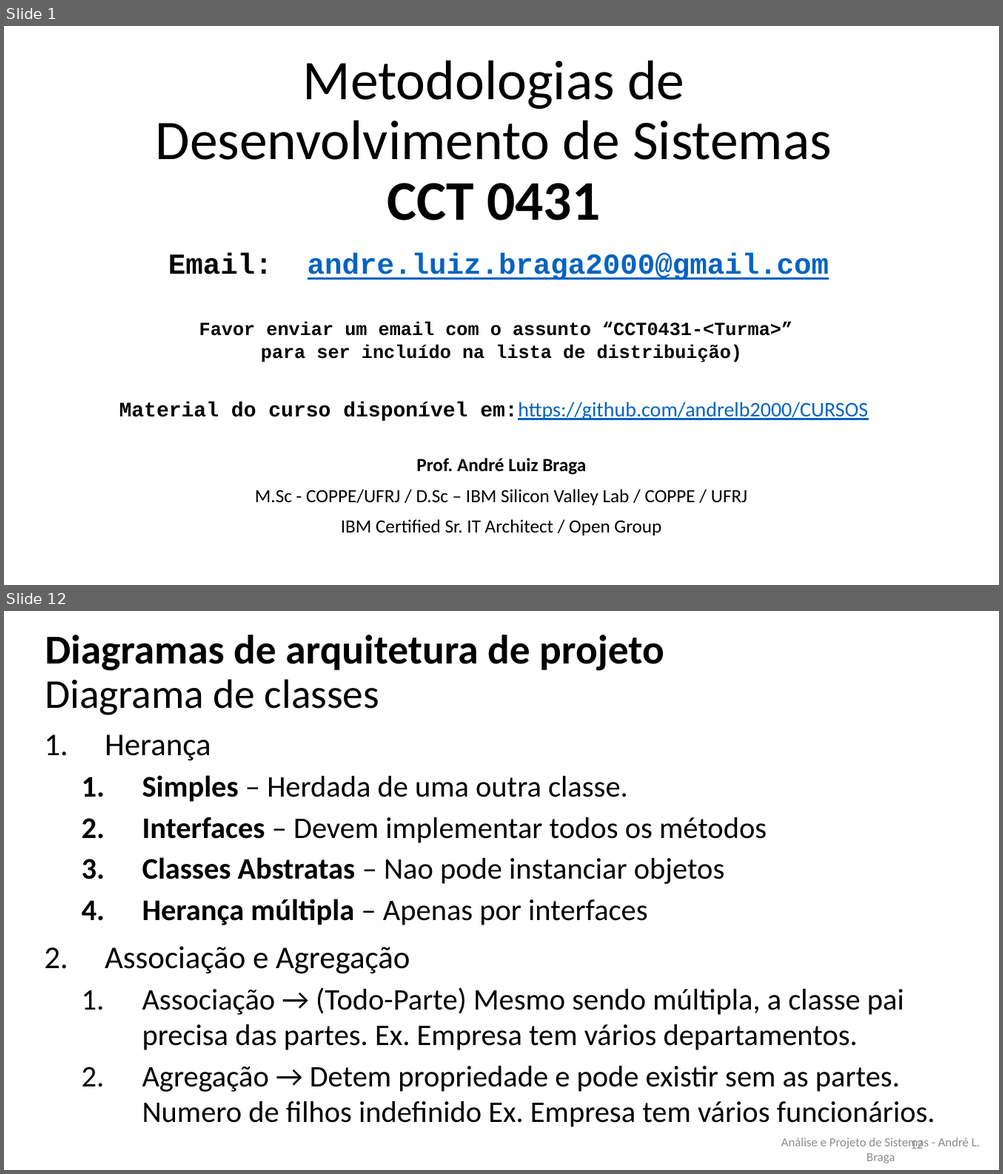
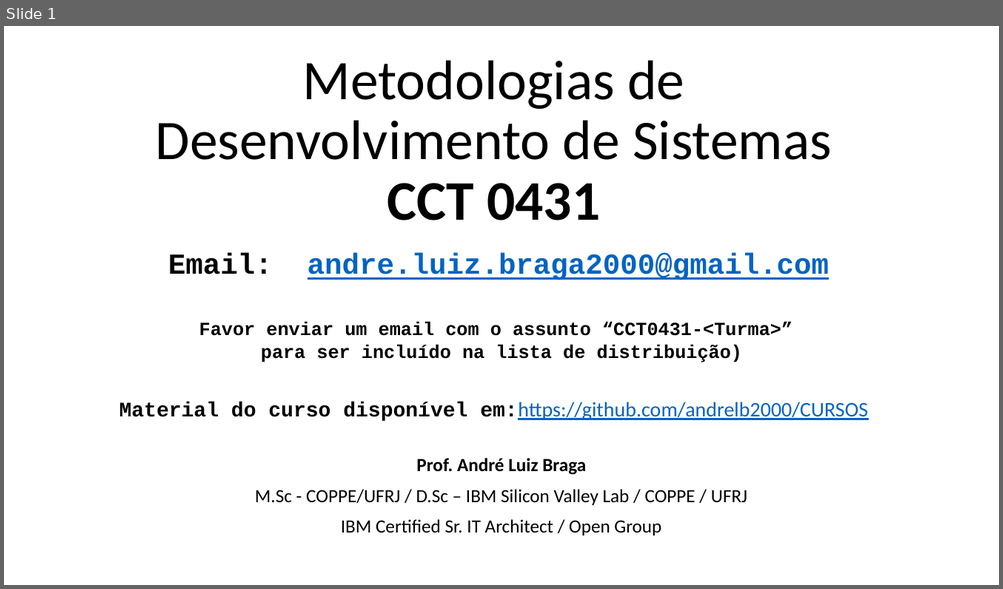
Before and after one commit to LeoCaronezi/CURSOS, a slide deck: Metodologias de Desenvolvimento de Sistemas/CCT0431 - METE DES DE SIST_Aula_04_2018_02 .pptx. Shown one above the other, each under a label of ours: slides 1 and 12 before the commit, slide 1 after it; the slides between them are not shown. The pictures are 1003x1174 and 1003x589 pixels, drawn with LibreOffice and Linux fonts; fonts in the diff are those of the drawing. Boxes give left, top, right and bottom in pixels: in the first picture for what was removed or moved away, otherwise in the second. Text is boxed around its words. In the diff, an @@ line names an element or a change of style, - is before the commit and + after.

Commit message:
Met Desenvolvimento de Sistemas

```diff
--- a/Metodologias de Desenvolvimento de Sistemas/CCT0431 - METE DES DE SIST_Aula_04_2018_02 .pptx
+++ b/Metodologias de Desenvolvimento de Sistemas/CCT0431 - METE DES DE SIST_Aula_04_2018_02 .pptx
@@ slide 12 removed at (4, 611, 999, 1170), background #FFFFFF @@
@@ title removed at (45, 635, 664, 715) @@
-Diagramas de arquitetura de projeto
-Diagrama de classes
@@ text removed at (105, 735, 935, 1128) @@
-1. Herança
-  1. Simples – Herdada de uma outra classe.
-  2. Interfaces – Devem implementar todos os métodos
-  3. Classes Abstratas – Nao pode instanciar objetos
-  4. Herança múltipla – Apenas por interfaces
-2. Associação e Agregação
-  1. Associação → (Todo-Parte) Mesmo sendo múltipla, a classe pai precisa das partes. Ex. Empresa tem vários departamentos.
-  2. Agregação → Detem propriedade e pode existir sem as partes. Numero de filhos indefinido Ex. Empresa tem vários funcionários.
@@ text removed at (781, 1138, 979, 1164) @@
-Análise e Projeto de Sistemas - André L. Braga
@@ page number removed at (910, 1141, 922, 1149) @@
-12
```
Also in this commit, not shown: 11 slides changed, 13 slides added, 1 other slide removed, 1 other file.
